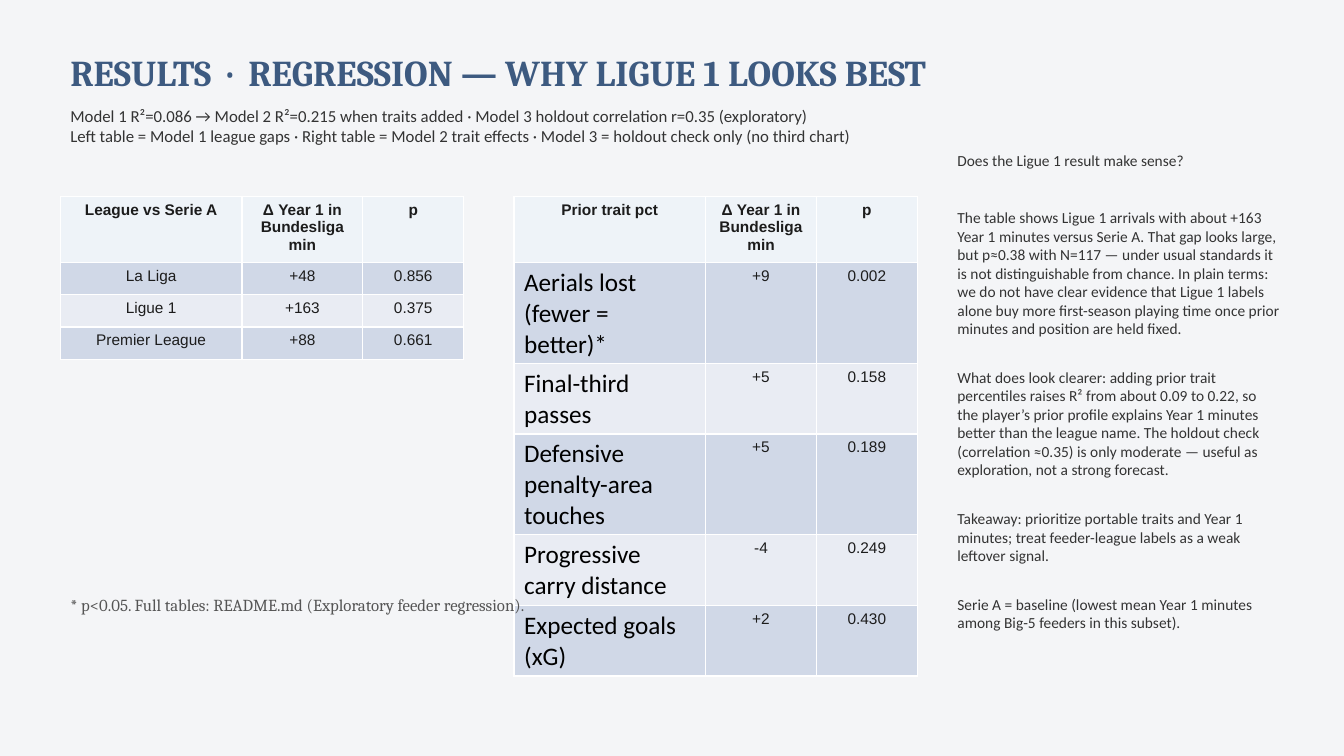
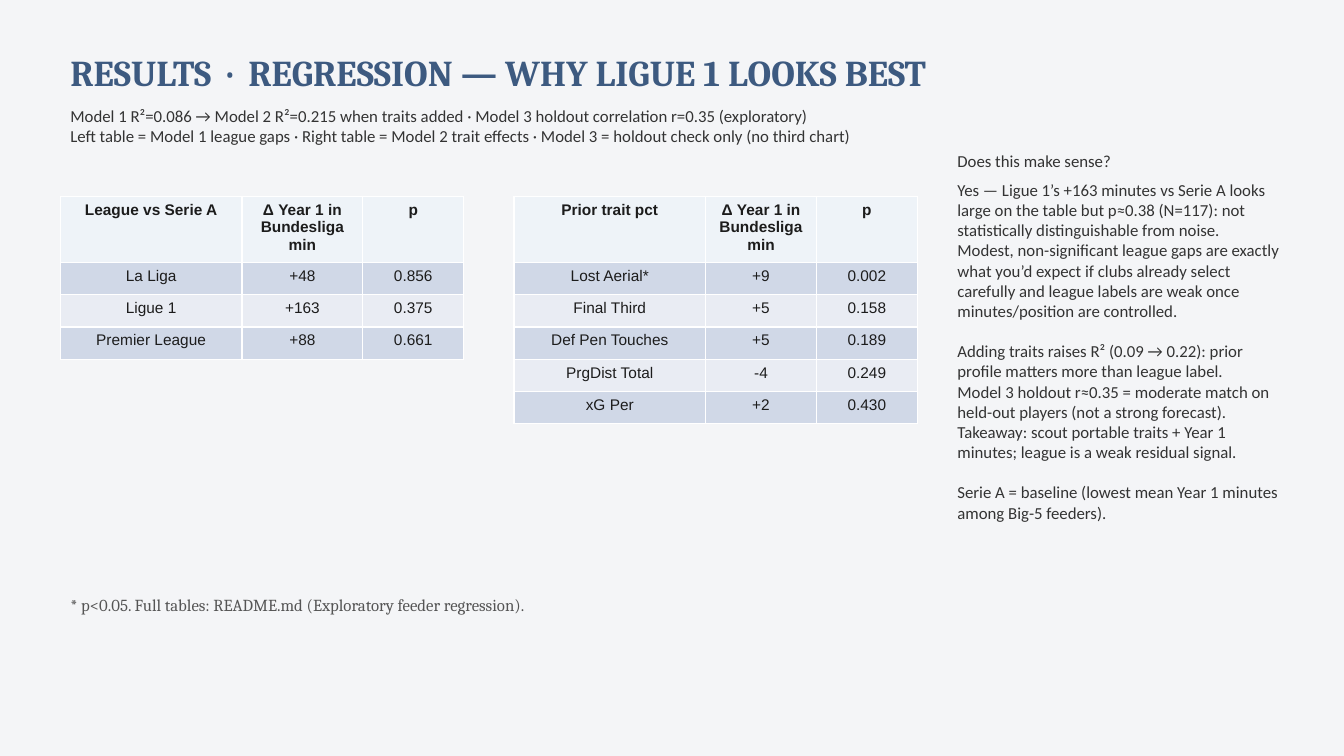
Before and after one commit to colbymorris08/bundesliga-transfer-traits, a slide deck: slide 18 of bundesliga_transfer_traits.pptx. Drawn at 1344x756 pixels with LibreOffice and Linux fonts; fonts in the diff are those of the drawing. Boxes give left, top, right and bottom in pixels: in the first picture for what was removed or moved away, otherwise in the second. Text is boxed around its words. In the diff, an @@ line names an element or a change of style, - is before the commit and + after.

```diff
--- a/bundesliga_transfer_traits.pptx
+++ b/bundesliga_transfer_traits.pptx
@@ text at (957,155,1279,522): text changed; size 11 to 12 pt @@
-Does the Ligue 1 result make sense?
-The table shows Ligue 1 arrivals with about +163 Year 1 minutes versus Serie A. That gap looks large, but p≈0.38 with N=117 — under usual standards it is not distinguishable from chance. In plain terms: we do not have clear evidence that Ligue 1 labels alone buy more first-season playing time once prior minutes and position are held fixed.
-What does look clearer: adding prior trait percentiles raises R² from about 0.09 to 0.22, so the player’s prior profile explains Year 1 minutes better than the league name. The holdout check (correlation ≈0.35) is only moderate — useful as exploration, not a strong forecast.
-Takeaway: prioritize portable traits and Year 1 minutes; treat feeder-league labels as a weak leftover signal.
-Serie A = baseline (lowest mean Year 1 minutes among Big-5 feeders in this subset).
+Does this make sense?
+Yes — Ligue 1’s +163 minutes vs Serie A looks large on the table but p≈0.38 (N=117): not statistically distinguishable from noise. Modest, non-significant league gaps are exactly what you’d expect if clubs already select carefully and league labels are weak once minutes/position are controlled.
+Adding traits raises R² (0.09 → 0.22): prior profile matters more than league label.
+Model 3 holdout r≈0.35 = moderate match on held-out players (not a strong forecast).
+Takeaway: scout portable traits + Year 1 minutes; league is a weak residual signal.
+Serie A = baseline (lowest mean Year 1 minutes among Big-5 feeders).
@@ table at (514,197,918,423) @@
-row 2, column 1: Aerials lost (fewer = better)*
+row 2, column 1: Lost Aerial*
-row 3, column 1: Final-third passes
+row 3, column 1: Final Third
-row 4, column 1: Defensive penalty-area touches
+row 4, column 1: Def Pen Touches
-row 5, column 1: Progressive carry distance
+row 5, column 1: PrgDist Total
-row 6, column 1: Expected goals (xG)
+row 6, column 1: xG Per
```
Also in this commit, not shown: 13 other slides changed.
